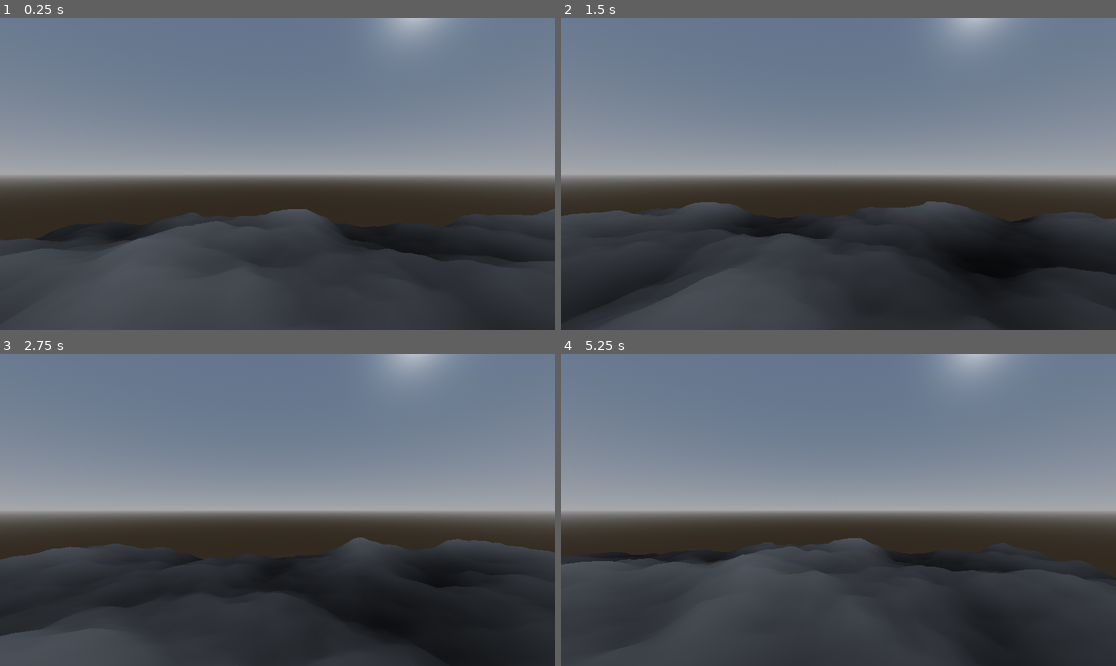
Above: before the commit, frames 1-4 (two rows, left to right).
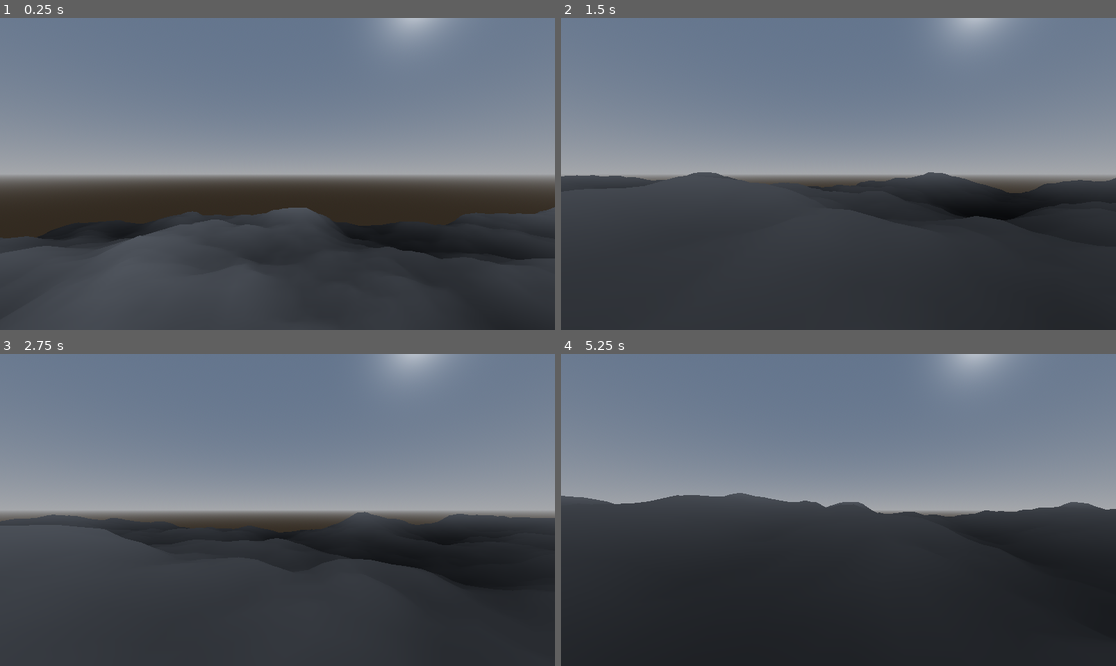
Above: after the commit, the same moments.

Repository: georgebutler/obelisk
Game: Godot game, scene res://scenes/world/world.tscn
The game is run twice, just before and just after one commit, with the same random seed, the same clock (stepped at 60 frames per second) and the same inputs.
Inputs:
- Up to frame 1 (0.25 s): no input
- Up to frame 2 (1.5 s): hold Right (ui_right) 0.53-1.28 s; hold Down (ui_down) from 1.28 s (still down)
- Up to frame 3 (2.75 s): release Down (ui_down) at 2.03 s; hold Right (ui_right) from 2.03 s (still down)
- Up to frame 4 (5.25 s): release Right (ui_right) at 2.78 s; hold Up (ui_up) 2.78-3.53 s; hold Left (ui_left) 3.53-5.03 s; hold Down (ui_down) from 5.03 s (still down)

The runs differ from the first frame. In frame 1, 0.5% of the frame differs, in the area x 0-100%, y 60-79%; in frame 2, 11%; in frame 3, 10%; in frame 4, 21%, in the area x 0-100%, y 44-100%.

Commit message:
fix warnings

Diff:
--- a/scenes/chunk/chunk.gd
+++ b/scenes/chunk/chunk.gd
@@ -15,8 +15,8 @@
 	if not world_resource or not world_resource.noise:
 		return
 
-	var chunk_size = world_resource.chunk_size
-	var resolution = world_resource.resolution
+	var chunk_size = float(world_resource.chunk_size)  # Convert to float
+	var resolution = float(world_resource.resolution)  # Convert to float
 	var noise = world_resource.noise
 
 	var vertices = PackedVector3Array()
@@ -24,15 +24,15 @@
 	var colors = PackedColorArray()
 
 	# Calculate the actual world position of this chunk's origin
-	var chunk_world_x = global_position.x # Multiply by 2 to account for the division in world.gd
+	var chunk_world_x = global_position.x
 	var chunk_world_z = global_position.z
 
 	# Generate vertices and colors
-	for x in range(resolution + 1):
-		for z in range(resolution + 1):
+	for x in range(int(resolution) + 1):
+		for z in range(int(resolution) + 1):
 			# Calculate the actual world coordinates for noise sampling
-			var world_x = chunk_world_x + (x * chunk_size / resolution)
-			var world_z = chunk_world_z + (z * chunk_size / resolution)
+			var world_x = chunk_world_x + (float(x) * chunk_size / resolution)
+			var world_z = chunk_world_z + (float(z) * chunk_size / resolution)
 
 			# Apply noise scale from world settings
 			var scaled_x = world_x * world_resource.noise_scale
@@ -42,25 +42,25 @@
 			var height = noise.get_noise_2d(scaled_x, scaled_z) * world_resource.height_scale
 
 			# Calculate local vertex position within the chunk
-			var vertex_x = (x * chunk_size / resolution)
-			var vertex_z = (z * chunk_size / resolution)
+			var vertex_x = float(x) * chunk_size / resolution
+			var vertex_z = float(z) * chunk_size / resolution
 			var vertex = Vector3(vertex_x, height, vertex_z)
 			vertices.append(vertex)
 
 			# Height-based color
-			var color_value = (height / world_resource.height_scale + 1) / 2  # Normalize to 0-1 range
+			var color_value = (height / world_resource.height_scale + 1.0) / 2.0  # Normalize to 0-1 range
 			colors.append(Color(color_value, color_value, color_value))
 
 	# Generate indices for triangles
-	for x in range(resolution):
-		for z in range(resolution):
-			var i = x * (resolution + 1) + z
+	for x in range(int(resolution)):
+		for z in range(int(resolution)):
+			var i = x * (int(resolution) + 1) + z
 			indices.append(i)
-			indices.append(i + resolution + 1)
+			indices.append(i + int(resolution) + 1)
 			indices.append(i + 1)
 			indices.append(i + 1)
-			indices.append(i + resolution + 1)
-			indices.append(i + resolution + 2)
+			indices.append(i + int(resolution) + 1)
+			indices.append(i + int(resolution) + 2)
 
 	# Create ArrayMesh
 	var arr_mesh = ArrayMesh.new()
--- a/scenes/player/player.gd
+++ b/scenes/player/player.gd
@@ -3,10 +3,9 @@
 const SPEED = 50.0
 # const JUMP_VELOCITY = 4.5
 
-func _physics_process(_delta: float) -> void:
-	# Add the gravity.
-	# if not is_on_floor():
-		# velocity += get_gravity() * delta
+func _physics_process(delta: float) -> void:
+	if not is_on_floor():
+		velocity += get_gravity() * delta
 
 	# Get the input direction and handle the movement/deceleration.
 	# As good practice, you should replace UI actions with custom gameplay actions.
